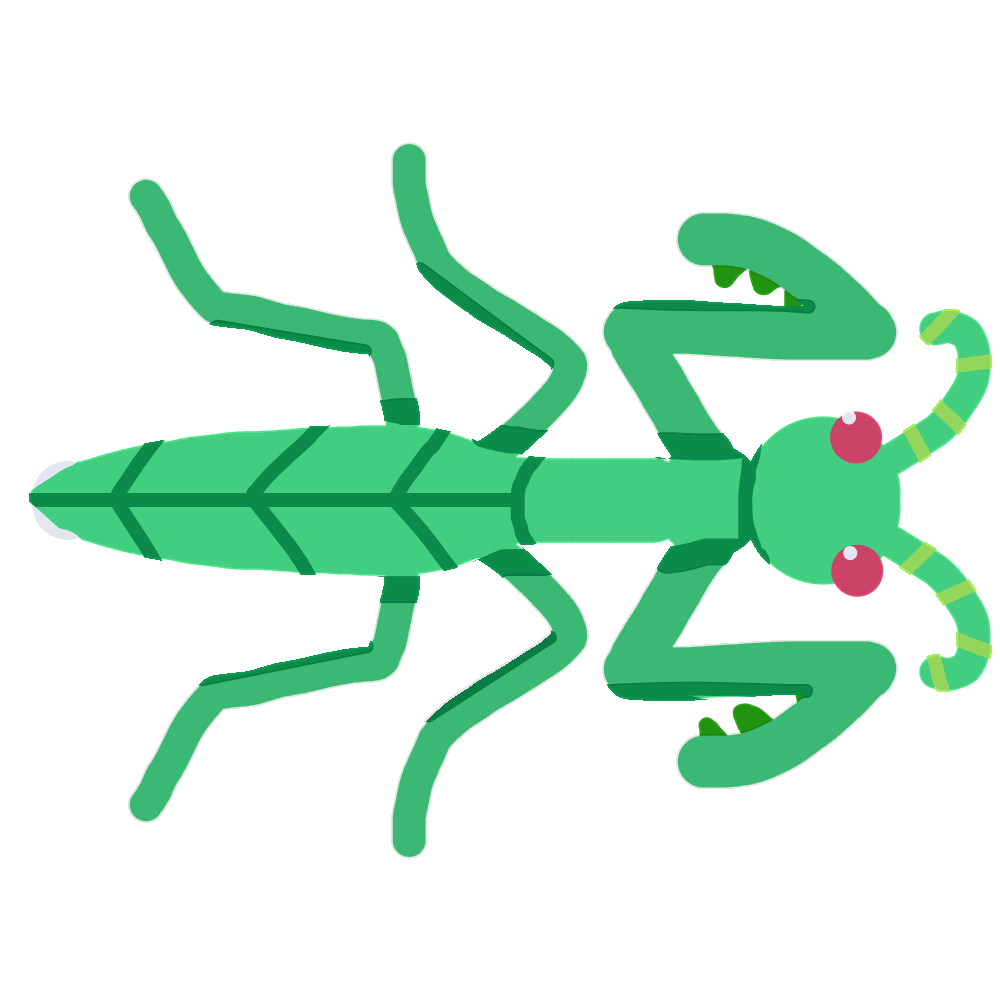
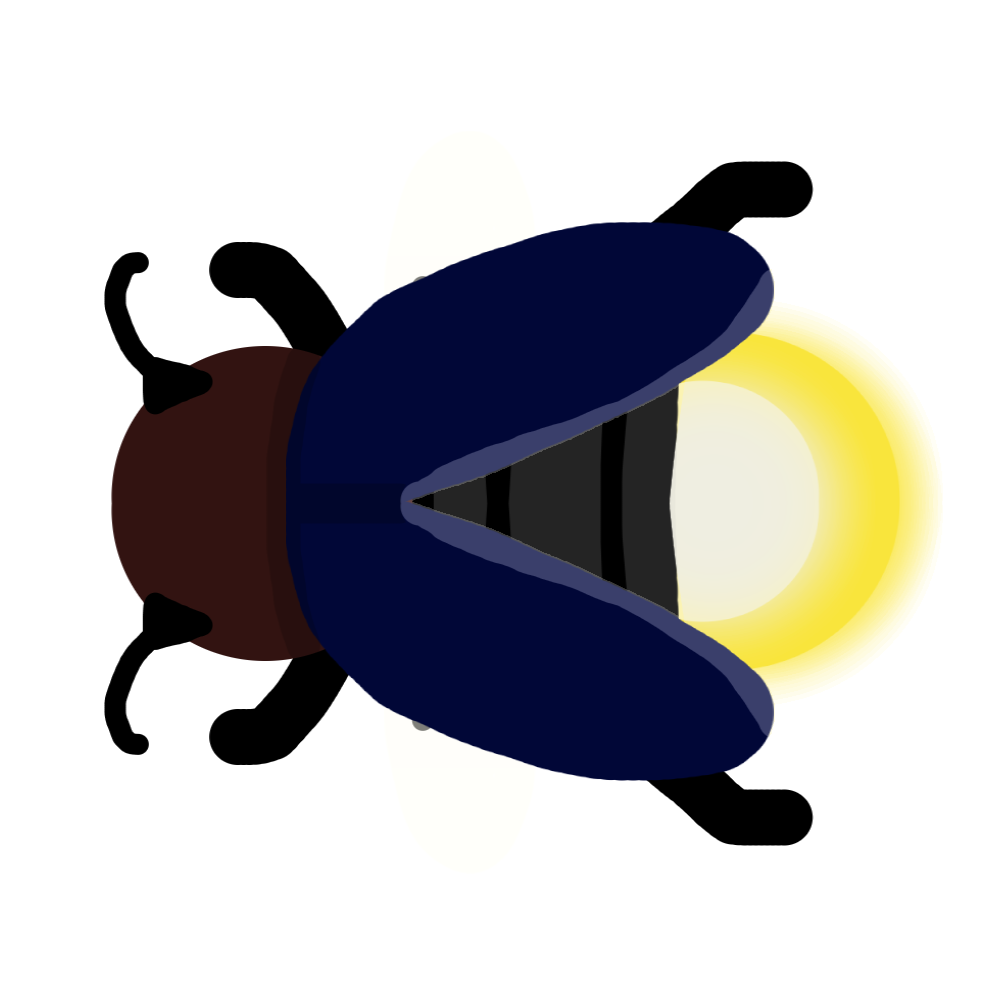
Two versions of the same layered image (1000 × 1000). Layer-by-layer changes:
removed layer "Paint Layer 19" (was multiply, 11%) over [29, 131, 992, 874]
removed layer "Paint Layer 18" (was 10%) over [64, 131, 960, 874]
removed layer "Paint Layer 16 Merged" over [29, 131, 992, 874]
added group "Group 33" with 13 layers over [29, 131, 992, 874]
added layer "Paint Layer 26" in group "Group 33" over [64, 192, 256, 768]
added group "Group 21" with 8 layers in group "Group 33" over [29, 131, 992, 874]
added layer "Paint Layer 31" (20%) in group "Group 21" over [256, 320, 448, 704]
added layer "Paint Layer 28" (luminosity, 26%) in group "Group 21" over [192, 256, 832, 768]
added layer "Paint Layer 23" in group "Group 21" over [256, 192, 832, 832]
added layer "Paint Layer 29" (50%) in group "Group 21" over [384, 131, 576, 874]
added layer "Paint Layer 24" in group "Group 21" over [64, 256, 640, 768]
added layer "Paint Layer 27" in group "Group 21" over [29, 131, 992, 874]
added layer "Paint Layer 22" in group "Group 21" over [640, 161, 992, 846]
added layer "Paint Layer 20" in group "Group 21" over [256, 320, 960, 704]
added layer "Paint Layer 30" in group "Group 33" over [512, 256, 960, 768]
added layer "Paint Layer 25" in group "Group 33" over [192, 131, 832, 874]
